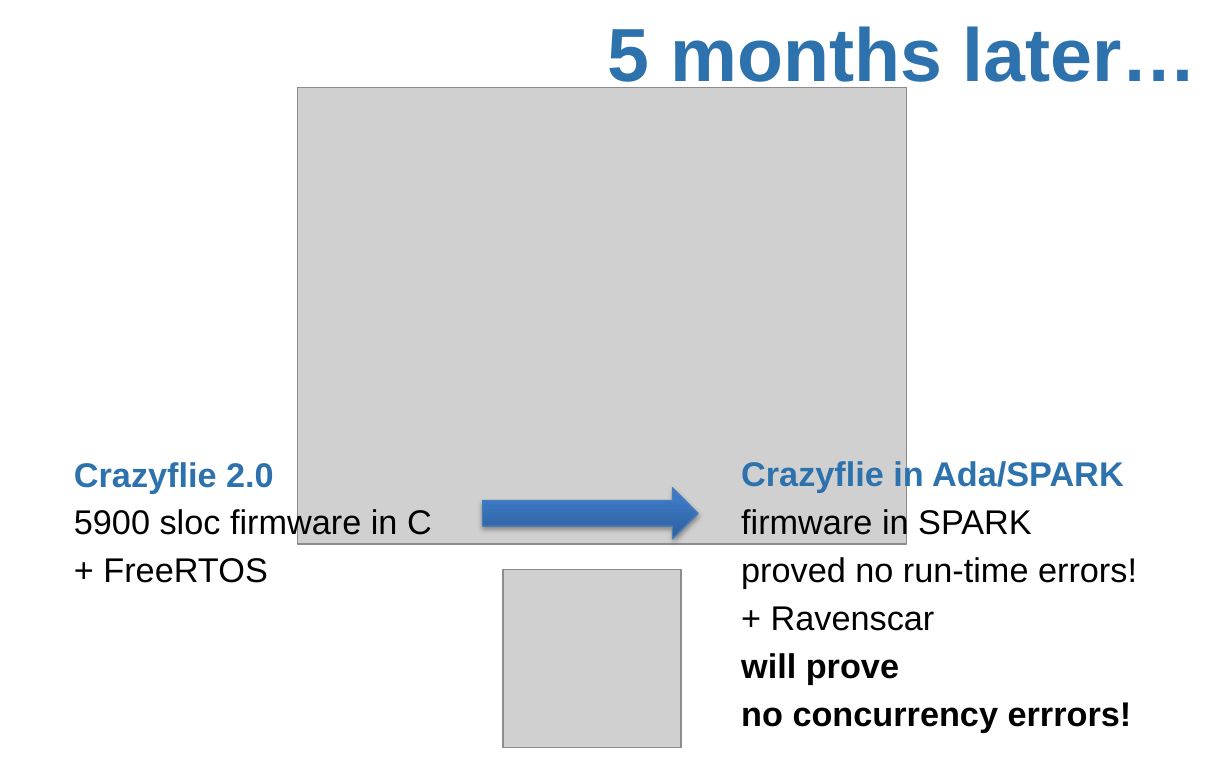
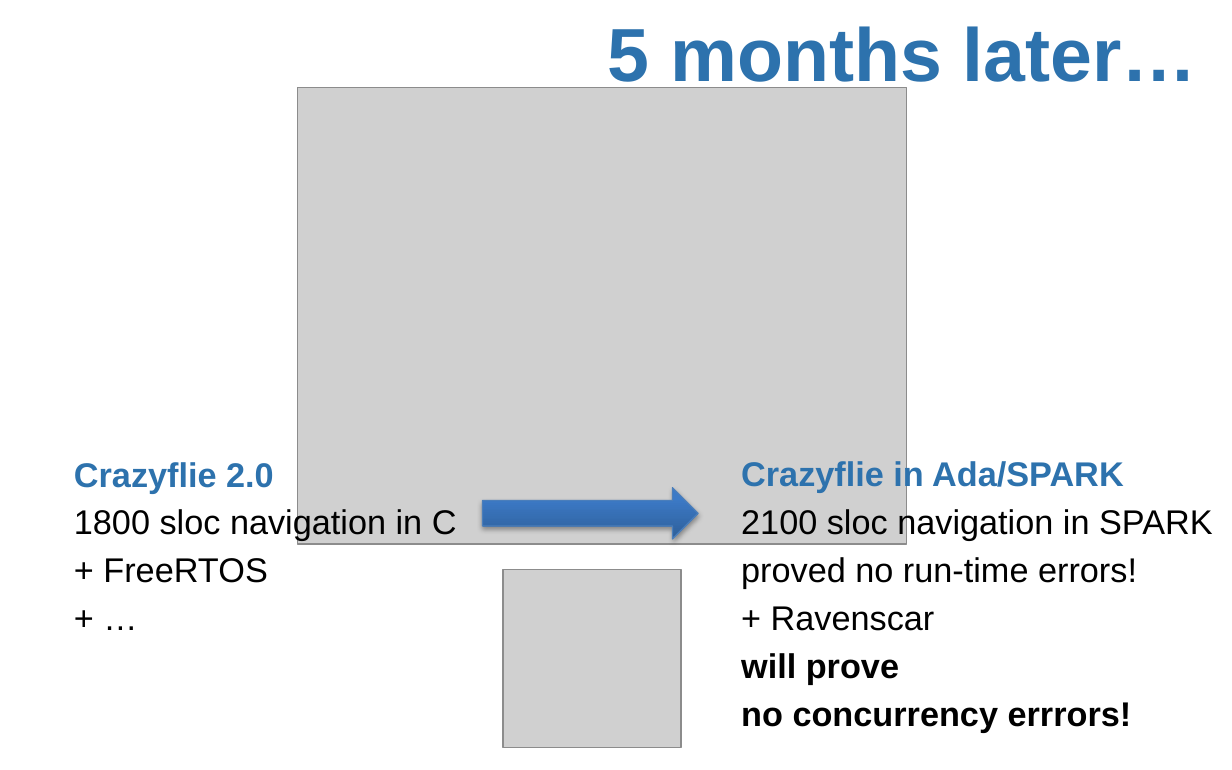
Before and after one commit to AdaCore/spark2014, a slide deck: slide 5 of slides/AdaCore_Tech_Days_2015/AdaCore Tech Days SPARK 2014.pptx. Drawn at 1232x770 pixels with LibreOffice and Linux fonts; fonts in the diff are those of the drawing; grey boxes stand for pictures; background and template pictures are left out. Boxes give left, top, right and bottom in pixels: in the first picture for what was removed or moved away, otherwise in the second. Text is boxed around its words. In the diff, an @@ line names an element or a change of style, - is before the commit and + after.

```diff
--- a/slides/AdaCore_Tech_Days_2015/AdaCore Tech Days SPARK 2014.pptx
+++ b/slides/AdaCore_Tech_Days_2015/AdaCore Tech Days SPARK 2014.pptx
@@ text at (x1=74, y1=462, x2=457, y2=583): paragraph added @@
++ …
@@ text at (x1=74, y1=507, x2=457, y2=541): text changed @@
-5900 sloc firmware in C
+1800 sloc navigation in C
@@ text at (x1=741, y1=507, x2=1213, y2=541): text changed @@
-firmware in SPARK
+2100 sloc navigation in SPARK
```
Also in this commit, not shown: 2 other slides changed.
